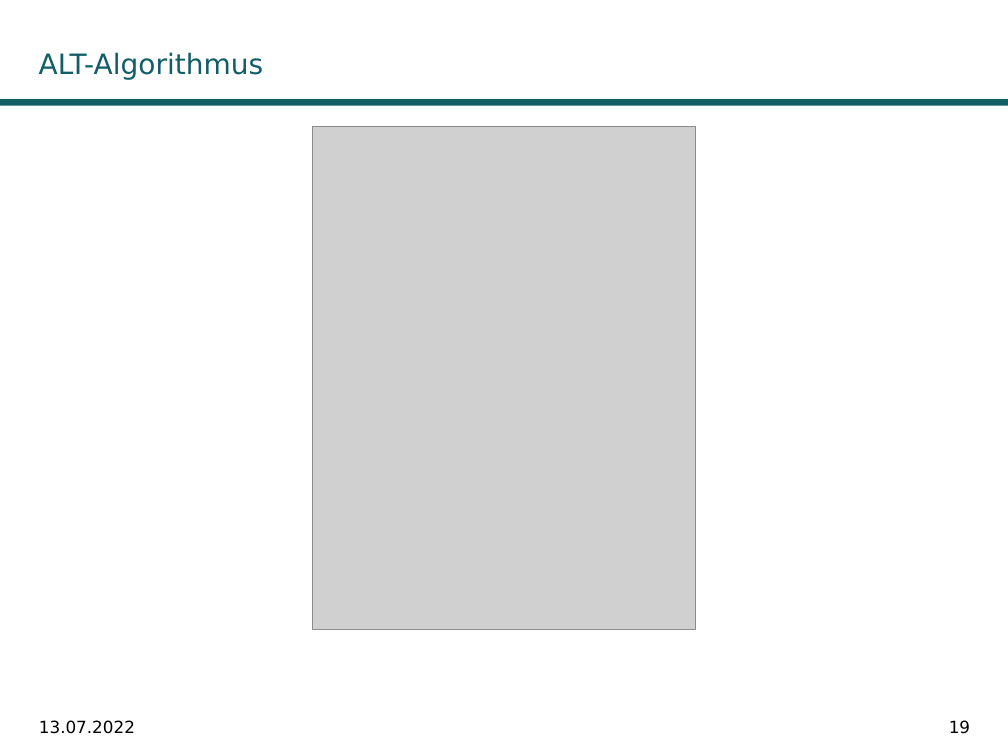
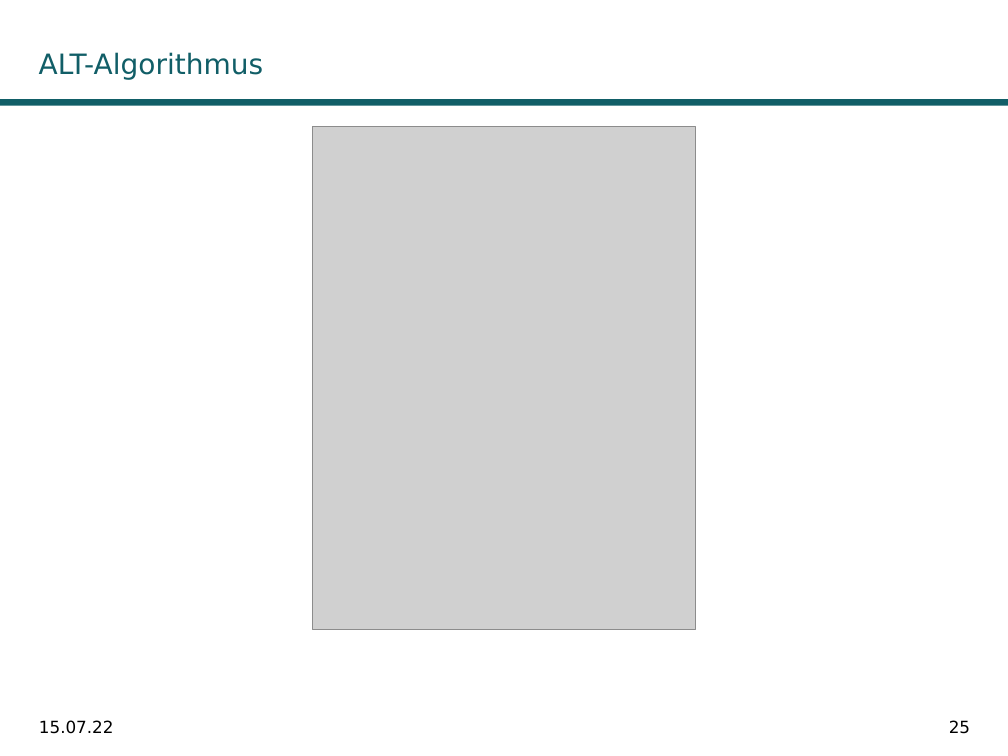
Before and after one commit to SalihMezraoui/PathPlanning-Algorithms, a slide deck: slide 25 of Praesentation/Praesentation_WissArb_SS22.pptx (slide 19 before the commit). Drawn at 1008x756 pixels with LibreOffice and Linux fonts; fonts in the diff are those of the drawing; grey boxes stand for pictures; background and template pictures are left out. Boxes give left, top, right and bottom in pixels: in the first picture for what was removed or moved away, otherwise in the second. Text is boxed around its words. In the diff, an @@ line names an element or a change of style, - is before the commit and + after.

```diff
--- a/Praesentation/Praesentation_WissArb_SS22.pptx
+++ b/Praesentation/Praesentation_WissArb_SS22.pptx
@@ text at (39, 720, 114, 734): text changed @@
-13.07.2022
+15.07.22
@@ page number at (949, 720, 970, 734): text changed @@
-19
+25
```
Also in this commit, not shown: 23 other slides changed, 9 slides added, 4 other files.
